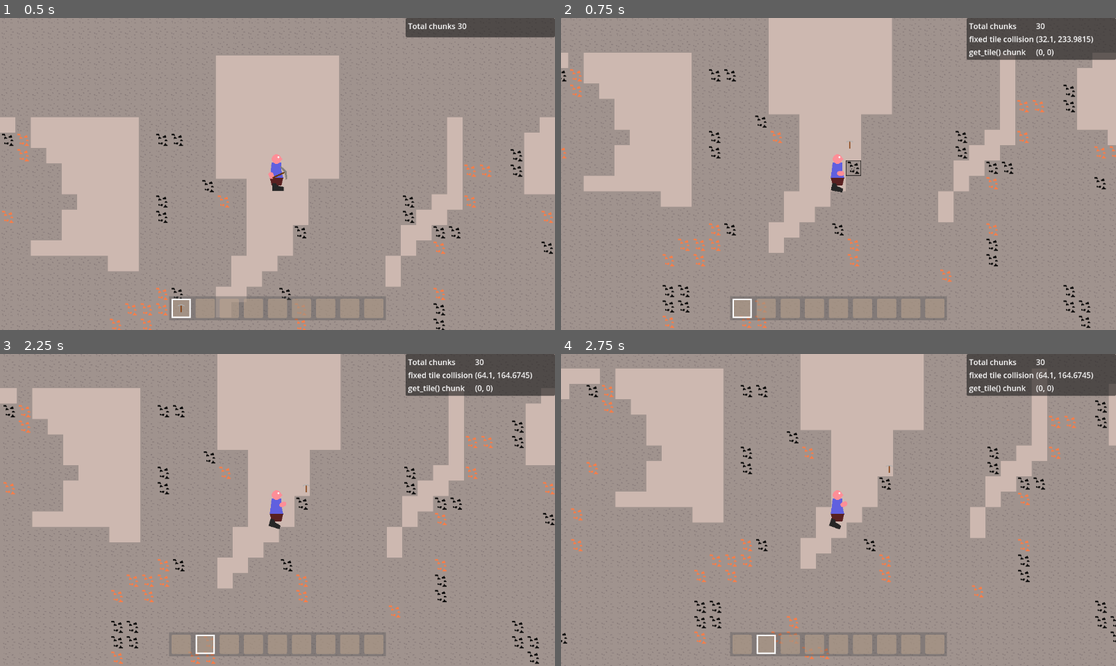
Above: before the commit, frames 1-4 (two rows, left to right).
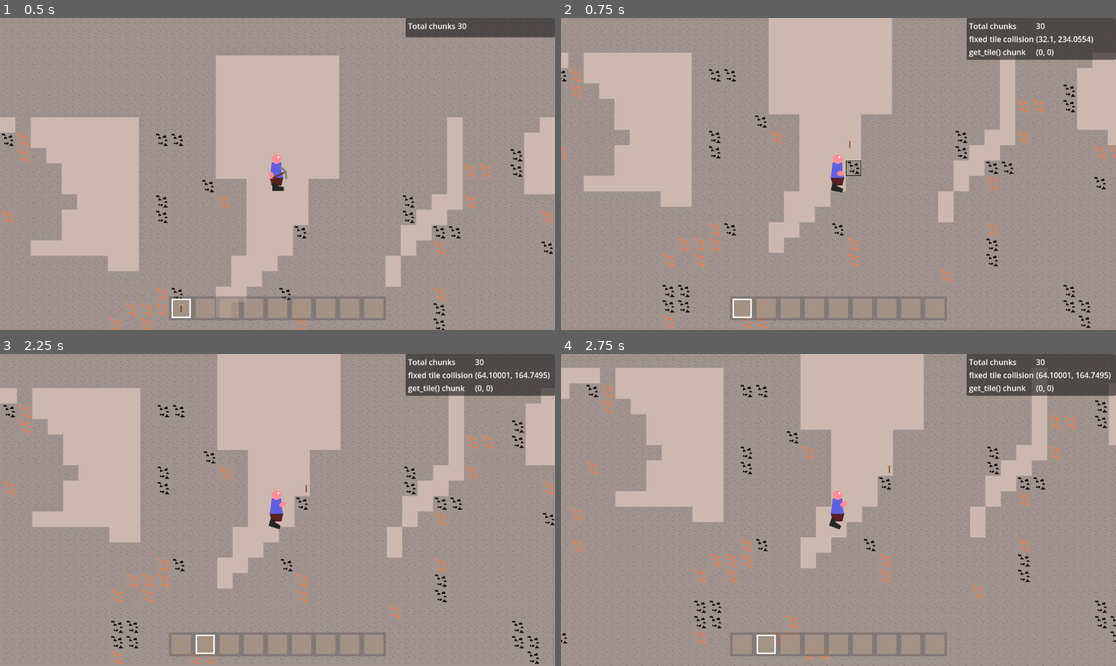
Above: after the commit, the same moments.

Repository: Griiimon/2D-Mining-Sandbox
Game: Godot game, scene res://scenes/game.tscn
The game is run twice, just before and just after one commit, with the same random seed, the same clock (stepped at 60 frames per second) and the same inputs. The engine's default icon, where the game draws it, is replaced by a stand-in: a white triangle on a blue panel in a dark square.
Inputs (mouse positions are in pixels of both pictures, inside the frame that each line leads up to):
- Up to frame 1 (0.5 s): no input
- Up to frame 2 (0.75 s): move the mouse to (960, 158) at 0.52 s; hold D (right) from 0.53 s (still down); tap X (drop_item) at 0.6 s; click (960, 158) at 0.67 s
- Up to frame 3 (2.25 s): tap Up (jump) at 0.77, 1.52 s; move the mouse to (166, 525) at 1.27 s; tap F (interact) at 1.35 s; move the mouse to (333, 441) at 2.02 s; release D (right) at 2.03 s; hold A (left) from 2.03 s (still down); tap E (next_hotbar_item) at 2.1 s
- Up to frame 4 (2.75 s): keep holding A (left)

Frame 1 is identical in both runs. In frame 2, less than 0.1% of the frame differs, in the area x 51-96%, y 5-42%; in frame 3, 0.1%; in frame 4, 0.3%, in the area x 0-100%, y 4-69%.

Commit message:
set attack state from animation

Diff:
--- a/scenes/player.tscn
+++ b/scenes/player.tscn
@@ -1,9 +1,11 @@
-[gd_scene load_steps=13 format=3 uid="uid://d4mufsk5s6ksm"]
+[gd_scene load_steps=16 format=3 uid="uid://d4mufsk5s6ksm"]
 
 [ext_resource type="Script" path="res://scripts/player/player.gd" id="1_ucsv2"]
 [ext_resource type="PackedScene" uid="uid://b7kuvqlnmagen" path="res://scenes/effects/block_marker.tscn" id="2_wdobs"]
 [ext_resource type="PackedScene" uid="uid://bhvbs1jyh6255" path="res://scenes/effects/block_break_animation.tscn" id="3_60ons"]
 [ext_resource type="PackedScene" uid="uid://b4uyq2o7u54dp" path="res://scenes/ui/player_ui.tscn" id="4_8hau5"]
+[ext_resource type="Script" path="res://scripts/player/hand.gd" id="4_wxlyd"]
+[ext_resource type="PackedScene" uid="uid://cfl3rvrkdqktu" path="res://scenes/hand items/sword.tscn" id="5_vg7sw"]
 
 [sub_resource type="RectangleShape2D" id="RectangleShape2D_wumd6"]
 size = Vector2(40, 60)
@@ -63,11 +65,68 @@
 "update": 0,
 "values": [0.349066]
 }
+tracks/2/type = "value"
+tracks/2/imported = false
+tracks/2/enabled = true
+tracks/2/path = NodePath("Body/Look Pivot/Shoulder/Hand:position")
+tracks/2/interp = 1
+tracks/2/loop_wrap = true
+tracks/2/keys = {
+"times": PackedFloat32Array(0),
+"transitions": PackedFloat32Array(1),
+"update": 0,
+"values": [Vector2(8, 16)]
+}
+
+[sub_resource type="Animation" id="Animation_t0jmi"]
+resource_name = "Stab"
+tracks/0/type = "value"
+tracks/0/imported = false
+tracks/0/enabled = true
+tracks/0/path = NodePath("Body/Look Pivot/Shoulder/Hand:rotation")
+tracks/0/interp = 1
+tracks/0/loop_wrap = true
+tracks/0/keys = {
+"times": PackedFloat32Array(0, 0.1, 0.9, 1),
+"transitions": PackedFloat32Array(1, 1, 1, 1),
+"update": 0,
+"values": [0.349066, 0.0, 0.0, 0.349066]
+}
+tracks/1/type = "value"
+tracks/1/imported = false
+tracks/1/enabled = true
+tracks/1/path = NodePath("Body/Look Pivot/Shoulder/Hand:position")
+tracks/1/interp = 1
+tracks/1/loop_wrap = true
+tracks/1/keys = {
+"times": PackedFloat32Array(0, 0.2, 0.6, 0.9),
+"transitions": PackedFloat32Array(1, 1, 1, 1),
+"update": 0,
+"values": [Vector2(8, 16), Vector2(24, 16), Vector2(24, 16), Vector2(8, 16)]
+}
+tracks/2/type = "method"
+tracks/2/imported = false
+tracks/2/enabled = true
+tracks/2/path = NodePath("Body/Look Pivot/Shoulder/Hand")
+tracks/2/interp = 1
+tracks/2/loop_wrap = true
+tracks/2/keys = {
+"times": PackedFloat32Array(0.2, 0.6),
+"transitions": PackedFloat32Array(1, 1),
+"values": [{
+"args": [true],
+"method": &"set_attack_state"
+}, {
+"args": [false],
+"method": &"set_attack_state"
+}]
+}
 
 [sub_resource type="AnimationLibrary" id="AnimationLibrary_qvefq"]
 _data = {
 "Mine": SubResource("Animation_6kfkf"),
-"RESET": SubResource("Animation_6y2c6")
+"RESET": SubResource("Animation_6y2c6"),
+"Stab": SubResource("Animation_t0jmi")
 }
 
 [sub_resource type="Animation" id="Animation_1dm2i"]
@@ -109,12 +168,14 @@
 }
 
 [sub_resource type="CapsuleShape2D" id="CapsuleShape2D_nwn3q"]
+resource_local_to_scene = true
 radius = 15.0
-height = 75.15
+height = 75.0
 
 [node name="Player" type="CharacterBody2D" node_paths=PackedStringArray("body", "look_pivot", "ray_cast", "main_hand", "interaction_area")]
 z_index = 10
 collision_layer = 2
+collision_mask = 5
 script = ExtResource("1_ucsv2")
 speed = 100.0
 jump_velocity = -300.0
@@ -184,6 +245,9 @@
 default_color = Color(0.991973, 0.555872, 0.591136, 1)
 begin_cap_mode = 2
 end_cap_mode = 2
+script = ExtResource("4_wxlyd")
+
+[node name="Sword" parent="Body/Look Pivot/Shoulder/Hand" instance=ExtResource("5_vg7sw")]
 
 [node name="Interaction Area" type="Area2D" parent="Body"]
 collision_mask = 16
